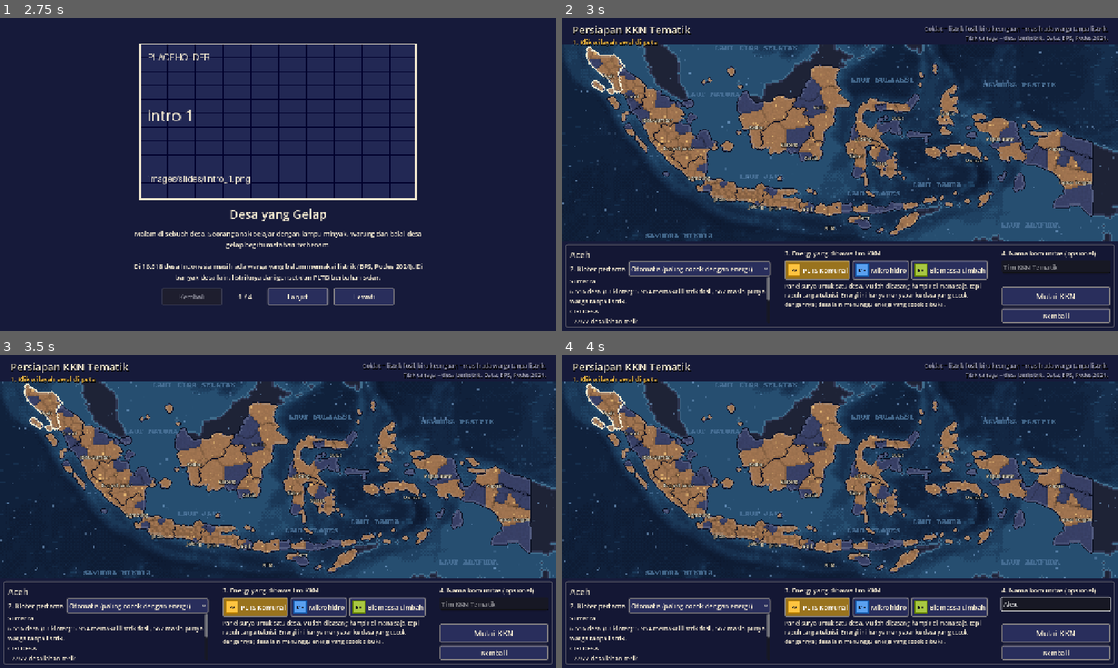
Above: before the commit, frames 1-4 (two rows, left to right).
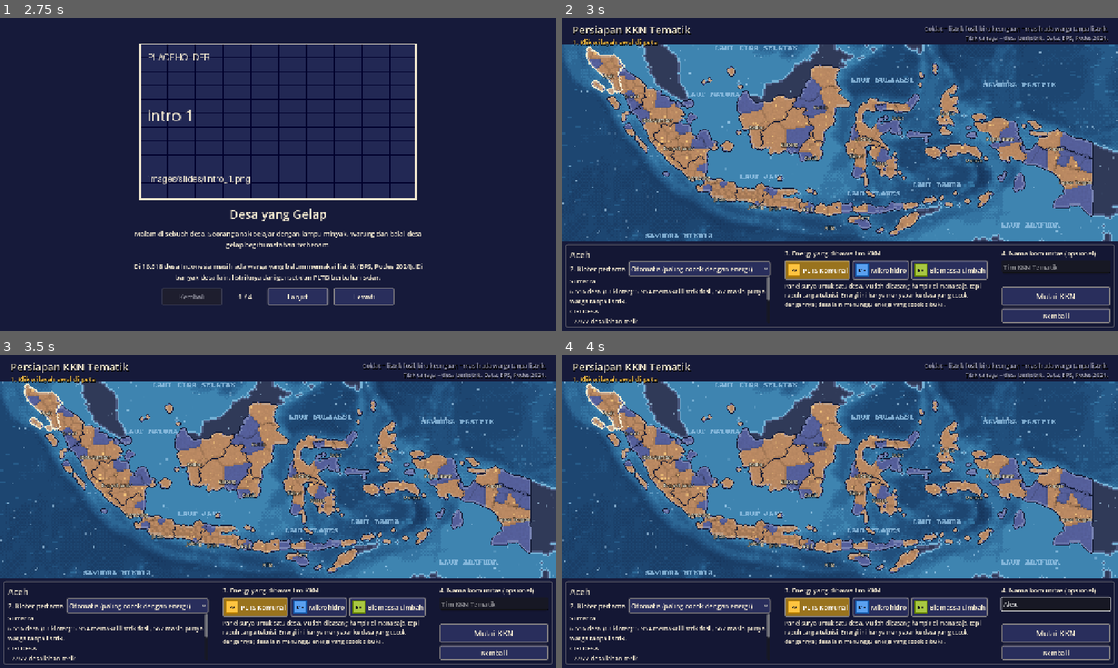
Above: after the commit, the same moments.

Repository: RizqieSufiawan/percikan-lentera
Game: Godot game, scene res://scenes/title.tscn
Same seed, same stepped clock (60 frames per second), same inputs: the game is played once before the commit and once after it. Sound files missing from this copy of the repository are replaced by a short silence.
Inputs (mouse positions are in pixels of both pictures, inside the frame that each line leads up to):
- Up to frame 1 (2.75 s): click "Mulai" at 0.5 s; click "Lanjut" at 1.25 s; click "Kembali" at 2 s
- Up to frame 2 (3 s): click "Lewati" at 2.75 s
- Up to frame 3 (3.5 s): no input
- Up to frame 4 (4 s): click (1056, 605) at 3.52 s; type "Alex" at 3.6 s

Frame 1 is identical in both runs. In frame 2, 60% of the frame differs, in the area x 0-100%, y 8-72%; in frame 3, 60%; in frame 4, 60%.

Commit message:
Lighting
Mempercerah

Diff:
--- a/data/database.tres
+++ b/data/database.tres
@@ -58,6 +58,7 @@
 [ext_resource type="Resource" path="res://data/news/offer_target_met.tres" id="63_pt5f0"]
 [ext_resource type="Resource" path="res://data/news/offer_target_failed.tres" id="64_tjwm4"]
 [ext_resource type="Resource" path="res://data/news/red_high.tres" id="65_udk3o"]
+[ext_resource type="Resource" path="res://data/news/all_dark_warning.tres" id="news_all_dark"]
 [ext_resource type="Resource" path="res://data/news/mission_done.tres" id="66_mh0lp"]
 [ext_resource type="Script" path="res://scripts/data/gov_offer_data.gd" id="67_c6128"]
 [ext_resource type="Resource" path="res://data/news/compat_revealed.tres" id="67_efdec"]
@@ -212,7 +213,7 @@
 upgrades = Array[ExtResource("88_2iqat")]([ExtResource("89_dpag5"), ExtResource("90_x5jdk"), ExtResource("91_ui6k4"), E …(2019 unchanged characters)…
 actions = Array[ExtResource("1_4x38v")]([ExtResource("2_efdec")])
 events = Array[ExtResource("13_t2r3o")]([ExtResource("15_xps6e"), ExtResource("16_ohnki"), ExtResource("17_5o3i7"), Ext …(222 unchanged characters)…
-news = Array[ExtResource("47_sdwmc")]([ExtResource("48_jr2ci …(507 unchanged characters)… ted"), ExtResource("news_build_delayed")])
+news = Array[ExtResource("47_sdwmc")]([ExtResource("48_jr2ci …(507 unchanged characters)… ted"), ExtResource("news_build_delayed"), ExtResource("news_all_dark")])
 offers = Array[ExtResource("67_c6128")]([ExtResource("68_eh6mn"), ExtResource("69_iea8p"), ExtResource("70_1togd")])
 missions = Array[ExtResource("43_wydoq")]([ExtResource("44_mvmee"), ExtResource("45_3t31o"), ExtResource("46_qq4bd")])
 milestones = Array[ExtResource("ms_script")]([ExtResource("ms_target_2030"), ExtResource("ms_ken_2040"), ExtResource("ms_emas_2045"), ExtResource("ms_ken_2050"), ExtResource("ms_ken_2060")])
--- /dev/null
+++ b/data/news/all_dark_warning.tres
@@ -0,0 +1,13 @@
+[gd_resource type="Resource" script_class="NewsData" format=3]
+
+[ext_resource type="Texture2D" path="res://assets/icons/news/warning.png" id="1_warn"]
+[ext_resource type="Texture2D" path="res://assets/images/news/village_down.png" id="2_img"]
+[ext_resource type="Script" path="res://scripts/data/news_data.gd" id="3_script"]
+
+[resource]
+script = ExtResource("3_script")
+trigger = &"all_dark_warning"
+headline = "Semua pembangkit bersih padam! Bangun lagi dalam 6 bulan (pilih kloter, lalu Bangun), atau gerakan ini berakhir."
+important = true
+icon = ExtResource("1_warn")
+image = ExtResource("2_img")
--- a/project.godot
+++ b/project.godot
@@ -1,10 +1,5 @@
 ; Engine configuration file.
-; It's best edited using the editor UI and not directly,
-; since the parameters that go here are not all obvious.
-;
-; Format:
-;   [section] ; section goes between []
-;   param=value ; assign values to parameters
+; Percikan Lentera - prototipe ADIKARA 2026
 
 config_version=5
 
@@ -28,10 +23,6 @@
 window/stretch/mode="canvas_items"
 window/stretch/aspect="expand"
 
-[dotnet]
-
-project/assembly_name="Percikan Lentera"
-
 [gui]
 
 theme/custom="res://assets/ui/main_theme.tres"
--- a/scripts/core/simulation.gd
+++ b/scripts/core/simulation.gd
@@ -189,6 +189,7 @@
 var celebrated_cities: Dictionary = {}
 
 var money_zero_ticks: int = 0
+var dark_ticks: int = 0
 var game_over: bool = false
 var result: StringName = &""
 
@@ -1161,13 +1162,23 @@
 		_end(&"lose_welfare")
 	elif money_zero_ticks >= cfg.economy_grace_ticks:
 		_end(&"lose_economy")
-	elif not kkn_active and total_on() == 0 and total_building() == 0:
+	elif _all_dark_too_long():
 		_end(&"lose_dark")
 	elif desa_dark() + desa_fossil() == 0:
 		# Semua desa di Indonesia sudah memakai energi bersih.
 		_end(&"win")
 	elif cfg.max_ticks > 0 and tick_count >= cfg.max_ticks:
 		_end(&"timeout")
+
+
+func _all_dark_too_long() -> bool:
+	if kkn_active or total_on() > 0 or total_building() > 0:
+		dark_ticks = 0
+		return false
+	dark_ticks += 1
+	if dark_ticks == 1:
+		_news_once(&"all_dark_warning", null)
+	return dark_ticks >= cfg.dark_grace_ticks
 
 
 func _end(r: StringName) -> void:
--- a/scripts/data/game_config.gd
+++ b/scripts/data/game_config.gd
@@ -115,6 +115,9 @@
 ## sampai energi yang cocok dibuka, atau upgrade "+cocok" menaikkan kecocokannya.
 ## Bangun manual (pilih kloter + energi sendiri) tetap boleh di desa mana pun.
 @export var adopt_min_compat: float = 0.45
+## Kalah "padam" hanya jika setelah KKN tidak ada satu pun pembangkit bersih (menyala atau sedang
+## dibangun) selama sekian tik berturut-turut. Memberi waktu pemain membangun ulang secara manual.
+@export var dark_grace_ticks: int = 26
 ## Resistensi merah tiap desa fosil beralih ke energi bersih.
 @export var fossil_convert_red: float = 0.12
 ## Pengurang kesiapan warga di provinsi yang banyak memakai listrik fosil.
--- a/scripts/ui/map_view.gd
+++ b/scripts/ui/map_view.gd
@@ -26,8 +26,8 @@
 const BUILD_SPOT := 7.0
 
 ## Daratan yang masih ada warga tanpa listrik: biru keunguan gelap (malam), lebih terang dari laut.
-const COLOR_DARK := Color(0.22, 0.25, 0.40)
-const COLOR_BORDER := Color(0.04, 0.06, 0.13)
+const COLOR_DARK := Color(0.33, 0.37, 0.60)
+const COLOR_BORDER := Color(0.07, 0.10, 0.20)
 const SEA_SHADER := preload("res://shaders/sea.gdshader")
 
 var nodes: Dictionary = {}
@@ -428,7 +428,7 @@
 
 func _draw() -> void:
 	# Di luar gambar laut: warna laut terdalam supaya menyambung.
-	draw_rect(Rect2(Vector2.ZERO, size), Color8(12, 24, 46))
+	draw_rect(Rect2(Vector2.ZERO, size), Color8(23, 55, 94))
 
 
 ## Digambar di atas wilayah: rute pesawat dan tanda internet.
--- a/scripts/ui/palette.gd
+++ b/scripts/ui/palette.gd
@@ -3,10 +3,10 @@
 
 const NIGHT := Color(0.086, 0.102, 0.227)
 ## Biru keunguan malam: masih ada warga tanpa listrik.
-const DARK := Color(0.30, 0.33, 0.52)
+const DARK := Color(0.38, 0.42, 0.66)
 const LIT := Color(1.0, 0.77, 0.25)
 ## Coklat asap: desa berlistrik energi fosil.
-const FOSSIL := Color(0.62, 0.45, 0.31)
+const FOSSIL := Color(0.72, 0.53, 0.38)
 const INDEPENDENT := Color(0.38, 0.78, 0.47)
 const BLUE := Color(0.35, 0.63, 0.94)
 const RED := Color(0.77, 0.28, 0.22)
--- a/shaders/region_cells.gdshader
+++ b/shaders/region_cells.gdshader
@@ -63,11 +63,11 @@
 				} else {
 					// rapuh / sedang dibangun: garis miring
 					bool stripe = mod(gp.x + gp.y, col.a > 0.5 ? 3.0 : 2.0) < 1.0;
-					c = stripe ? col.rgb * 0.55 : col.rgb;
+					c = stripe ? col.rgb * 0.72 : col.rgb;
 				}
 			}
 			// Tekstur tanah: variasi terang-gelap halus per blok pixel art.
-			c *= 0.92 + 0.16 * texture(noise_tex, p / 97.0).r;
+			c *= 0.95 + 0.12 * texture(noise_tex, p / 97.0).r;
 			// Garis tipis antar kloter, dan cahaya tipis di tepi pantai (tetangga = laut).
 			vec2 step = 1.0 / cell_map_size;
 			int r = cell_at(UV + vec2(step.x, 0.0));
@@ -75,10 +75,10 @@
 			int l = cell_at(UV - vec2(step.x, 0.0));
 			int t = cell_at(UV - vec2(0.0, step.y));
 			if ((r > 0 && r != id) || (b > 0 && b != id)) {
-				c *= 0.85;
+				c *= 0.88;
 			}
 			if (r == 0 || b == 0 || l == 0 || t == 0) {
-				c = mix(c, vec3(0.85, 0.92, 1.0), 0.16);
+				c = mix(c, vec3(0.9, 0.96, 1.0), 0.24);
 			}
 			// Lampu desa: hanya di desa berlistrik. Fosil = lampu redup jingga, mandiri = lampu terang.
 			float h = hash(gp);
@@ -94,7 +94,7 @@
 			}
 			if (h < density * lights) {
 				float tw = 0.65 + 0.35 * sin(TIME * (1.5 + h * 40.0) + h * 300.0);
-				c = mix(c, lamp, 0.75 * tw);
+				c = mix(c, lamp, 0.85 * tw);
 			}
 			sel = float(id - 1) == selected_cell;
 		}
--- a/shaders/sea.gdshader
+++ b/shaders/sea.gdshader
@@ -25,7 +25,7 @@
 	// Di luar gambar (sangat jarang): warna tepi memudar ke laut terdalam.
 	vec2 outside = max(max(-tuv, tuv - 1.0), vec2(0.0)) * map_size;
 	float fade = clamp(max(outside.x, outside.y) / 48.0, 0.0, 1.0);
-	c.rgb = mix(c.rgb, vec3(12.0, 24.0, 46.0) / 255.0, fade);
+	c.rgb = mix(c.rgb, vec3(23.0, 55.0, 94.0) / 255.0, fade);
 	vec2 gp = floor(suv * ref_size / pixel);
 	bool water = c.b > c.r + 0.08 && c.b > 0.15;
 	if (water) {
@@ -35,7 +35,7 @@
 		float h = hash(gp + vec2(slot * 13.0, slot * 7.0));
 		if (h < 0.004 * amount) {
 			float glow = sin(fract(phase) * 3.14159);
-			c.rgb = mix(c.rgb, vec3(0.55, 0.72, 0.9), 0.55 * glow);
+			c.rgb = mix(c.rgb, vec3(0.75, 0.9, 1.0), 0.6 * glow);
 		}
 	}
 	COLOR = vec4(c.rgb, 1.0);
--- a/tests/sim_test.gd
+++ b/tests/sim_test.gd
@@ -109,6 +109,14 @@
 					break
 		elif sim.can_do_action(build, id) == "" and (strategy == "ngebut" or s.community >= 20 or s.on() == 0):
 			sim.do_action(build, id)
+		elif sim.total_on() == 0 and sim.total_building() == 0 and sim.is_reachable(s) and s.unclean() > 0:
+			# Semua padam dan tidak ada desa yang cocok: bangun manual di kloter paling cocok.
+			var best_v: Simulation.VillageState = null
+			for v: Simulation.VillageState in s.villages:
+				if not v.is_clean() and (best_v == null or sim.best_village_compat(s, v) > sim.best_village_compat(s, best_v)):
+					best_v = v
+			if best_v:
+				sim.do_action(build, id, best_v.index, sim.best_energy_for(s, best_v))
 
 
 ## Seberapa cocok energi ini untuk semua desa yang belum bersih di provinsi yang sudah terjangkau.
Binary file changed: assets/map/map_background.png
